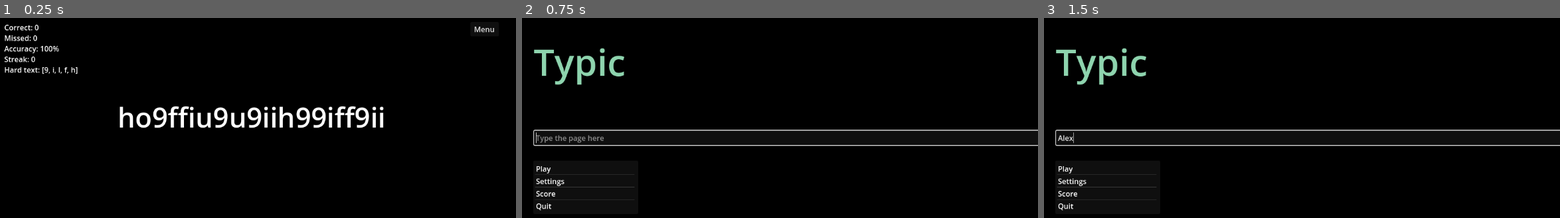
Above: before the commit, frames 1-3 (left to right).
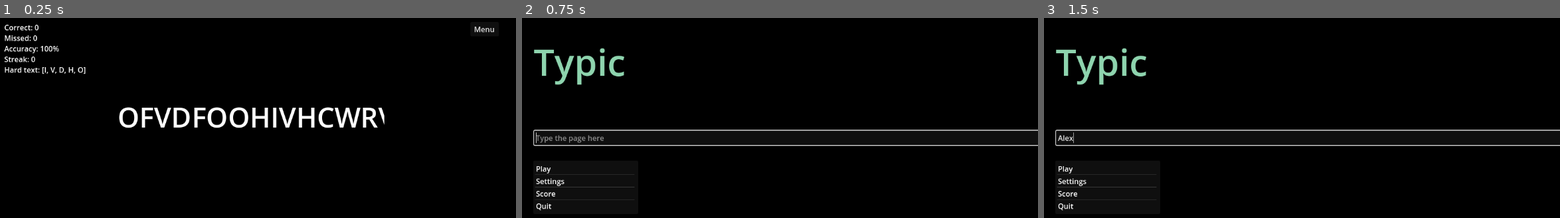
Above: after the commit, the same moments.

Repository: PeytonRobinson487/Typic-Repo
Game: Godot game, scene res://Scenes/game.tscn
The game is run twice, just before and just after one commit, with the same random seed, the same clock (stepped at 60 frames per second) and the same inputs. This scene is started directly instead of the project's main scene.
Inputs (mouse positions are in pixels of both pictures, inside the frame that each line leads up to):
- Up to frame 1 (0.25 s): no input
- Up to frame 2 (0.75 s): click "Menu" at 0.5 s
- Up to frame 3 (1.5 s): click (1312, 138) at 1.27 s; type "Alex" at 1.35 s

The runs differ from the first frame. In frame 1, 3.3% of the frame differs, in the area x 8-75%, y 24-56%; in frame 2, nothing differs; in frame 3, nothing differs.

Commit message:
Bug Fix in game.gd

Diff:
--- a/Scripts/data.gd
+++ b/Scripts/data.gd
@@ -6,31 +6,27 @@
 
 const CHAR_MAGNITUDE_CAP: float = 20.0
 
-
-## Dictionarys with appropriate characters
-# lowercase letters
-const lowercase_letters: Dictionary = {
-	"a": 0, "b": 1, "c": 2, "d": 3, "e": 4, "f": 5, "g": 6, "h": 7, "i": 8, "j": 9,
-	"k": 10, "l": 11, "m": 12, "n": 13, "o": 14, "p": 15, "q": 16, "r": 17, "s": 18, "t": 19,
-	"u": 20, "v": 21, "w": 22, "x": 23, "y": 24, "z": 25
-}
-const uppercase_letters: Dictionary = {
-	"A": 0, "B": 1, "C": 2, "D": 3, "E": 4, "F": 5, "G": 6, "H": 7, "I": 8, "J": 9,
-	"K": 10, "L": 11, "M": 12, "N": 13, "O": 14, "P": 15, "Q": 16, "R": 17, "S": 18, "T": 19,
-	"U": 20, "V": 21, "W": 22, "X": 23, "Y": 24, "Z": 25
-}
-const numbers: Dictionary = {
-	"0": 0, "1": 1, "2": 2, "3": 3, "4": 4, "5": 5, "6": 6, "7": 7, "8": 8, "9": 9
-}
-const symbols: Dictionary = {
-	"!": 0, "@": 1, "#": 2, "$": 3, "%": 4, "^": 5,
-	"&": 6, "*": 7, "(": 8, ")": 9, "-": 10, "_": 11,
-	"+": 12, "=": 13, "[": 14, "]": 15, "{": 16, "}": 17,
-	":": 18, ";": 19, "'": 20, '\"': 21, "<": 22, ">": 23,
-	",": 24, ".": 25, "?": 26, "/": 27, "\\": 28
-}
+# Dictionaries with appropriate characters
+const lowercase_letters: PackedStringArray = [
+	"a", "b", "c", "d", "e", "f", "g", "h", "i", "j",
+	"k", "l", "m", "n", "o", "p", "q", "r", "s", "t",
+	"u", "v", "w", "x", "y", "z"
+]
+const uppercase_letters: PackedStringArray = [
+	"A", "B", "C", "D", "E", "F", "G", "H", "I", "J",
+	"K", "L", "M", "N", "O", "P", "Q", "R", "S", "T",
+	"U", "V", "W", "X", "Y", "Z"
+]
+const numbers: PackedStringArray = [
+	"0", "1", "2", "3", "4", "5", "6", "7", "8", "9"
+]
+const symbols: PackedStringArray = [
+	"!", "@", "#", "$", "%", "^", "&", "*", "(", ")",
+	"-", "_", "+", "=", "[", "]", "{", "}", ":", ";",
+	"'", "\"", "<", ">", ",", ".", "?", "/", "`", "~"
+]
 # holds the dictionaries - enables picking them by index
-const libraries: Array[Dictionary] = [ lowercase_letters, uppercase_letters, numbers, symbols ]
+const libraries: Array[Array] = [ lowercase_letters, uppercase_letters, numbers, symbols ]
 
 
 ### Variables --------------------------------------------------------------------------------------
--- a/Scripts/game.gd
+++ b/Scripts/game.gd
@@ -34,8 +34,7 @@
 	# update more data variables
 	# update average accuracy
 	if (data.all_data["total_wrong"] > 0):
-		data.all_data["average_accuracy"] = (data.all_data["total_score"] + data.all_data["total_wrong"])
-		data.all_data["average_accuracy"] /= data.all_data["total_score"] * 100.0
+		data.all_data["average_accuracy"] = (data.all_data["total_score"] / data.all_data["total_score"]) * 100.0
 
 	data.save_data()
 	get_tree().change_scene_to_file("res://Scenes/menu.tscn")
@@ -45,8 +44,22 @@
 func _on_user_input_text_changed(new_text: String) -> void:
 	var c_text: String = text_maker.text
 
+	var user_letter: String = new_text.substr(0, 1)
+
+	# find what library the character is in
+	var hard_char_index: int = 0
+	var all_chars: Array = []
+	var index: int = 0
+	for flag in data.all_data["text_modifiers"]:
+		if (flag):
+			all_chars.append_array(data.libraries[index])
+		index += 1
+	# only allow relevant characters
+	if (!all_chars.has(user_letter)):
+		user_input.text = ""
+		return
+
 	# check if it matches computer text (c_text)
-	var user_letter: String = new_text.substr(0, 1)
 	if (c_text.substr(0, 1).similarity(user_letter)):
 		c_text = correct_input(c_text, user_letter, data)
 	else:
@@ -81,18 +94,23 @@
 	if (current_streak > data.all_data["longest_streak"]):
 		data.all_data["longest_streak"] = current_streak
 	if (current_wrong > 0):
-		current_accuracy = (current_correct + current_wrong) / total_score * 100.0
+		current_accuracy = (current_correct / total_score) * 100.0
 
 	return computer_text.substr(1, computer_text.length())
 
 # user inputs an incorrect character
 func wrong_input(user_letter: String, data: Node2D) -> void:
+	# update the hard character libraries
 	var index: int = 0
-	for hard_chars in data.all_data["hard_library"]:
-		if (hard_chars.has(user_letter)):
-			hard_chars[user_letter] += 1.0 + randf() / 2.0
-		else:
-			hard_chars[user_letter] = 1.0
+	while (index < data.libraries.size()):
+		if (data.libraries[index].has(user_letter)):
+			if (data.all_data["hard_library"][index].has(user_letter)):
+				data.all_data["hard_library"][index][user_letter] += 1.0 + randf() / 2.0
+				if (data.all_data["hard_library"][index][user_letter] > data.CHAR_MAGNITUDE_CAP):
+					data.all_data["hard_library"][index][user_letter] = data.CHAR_MAGNITUDE_CAP
+			else:
+				data.all_data["hard_library"][index][user_letter] = 1.0
+		index += 1
 
 	# score
 	data.all_data["total_score"] += 1
@@ -103,7 +121,7 @@
 	current_streak = 0
 
 	if (current_wrong > 0):
-		current_accuracy = (current_correct + current_wrong) / (total_score * 100.0)
+		current_accuracy = (current_correct / total_score) * 100.0
 
 
 # updates TextMaker text
@@ -145,7 +163,7 @@
 		return "Hard text: []\n"
 
 	# sort chars
-	var sorted_hard_chars: Array
+	var sorted_hard_chars: Array = []
 	for key in all_hard_chars:
 		sorted_hard_chars = insertion_sort(all_hard_chars)
 
@@ -162,11 +180,18 @@
 func insertion_sort(hard_chars: Dictionary) -> Array:
 	var new_array: Array = []
 	for key in hard_chars:
-		var index: int = 1
-		while (index < new_array.size() - 3 && new_array[index] > hard_chars[key]):
-			index += 2
+		new_array.push_back(key)
+		new_array.push_back(hard_chars[key])
 
-		new_array.insert(index - 1, hard_chars[key])
-		new_array.insert(index - 1, key)
+		var index: int = new_array.size() - 1
+		while (index > 1 && new_array[index] > new_array[index - 2]):
+			# swap
+			var value_temp: float = new_array[index]
+			var key_temp: String = new_array[index - 1]
+			new_array[index] = new_array[index - 2]
+			new_array[index - 1] = new_array[index - 3]
+			new_array[index - 2] = value_temp
+			new_array[index - 3] = key_temp
+			index -= 2
 
 	return new_array
--- a/Scripts/text_maker.gd
+++ b/Scripts/text_maker.gd
@@ -36,7 +36,7 @@
 		else:
 			# normal character
 			var rand_index: int = relevant_text_modifiers.pick_random()
-			new_text += data.libraries[rand_index].find_key(randi() % data.libraries[rand_index].size())
+			new_text += data.libraries[rand_index].pick_random()
 
 		index += 1
 
Binary file changed: saved_data.txt
